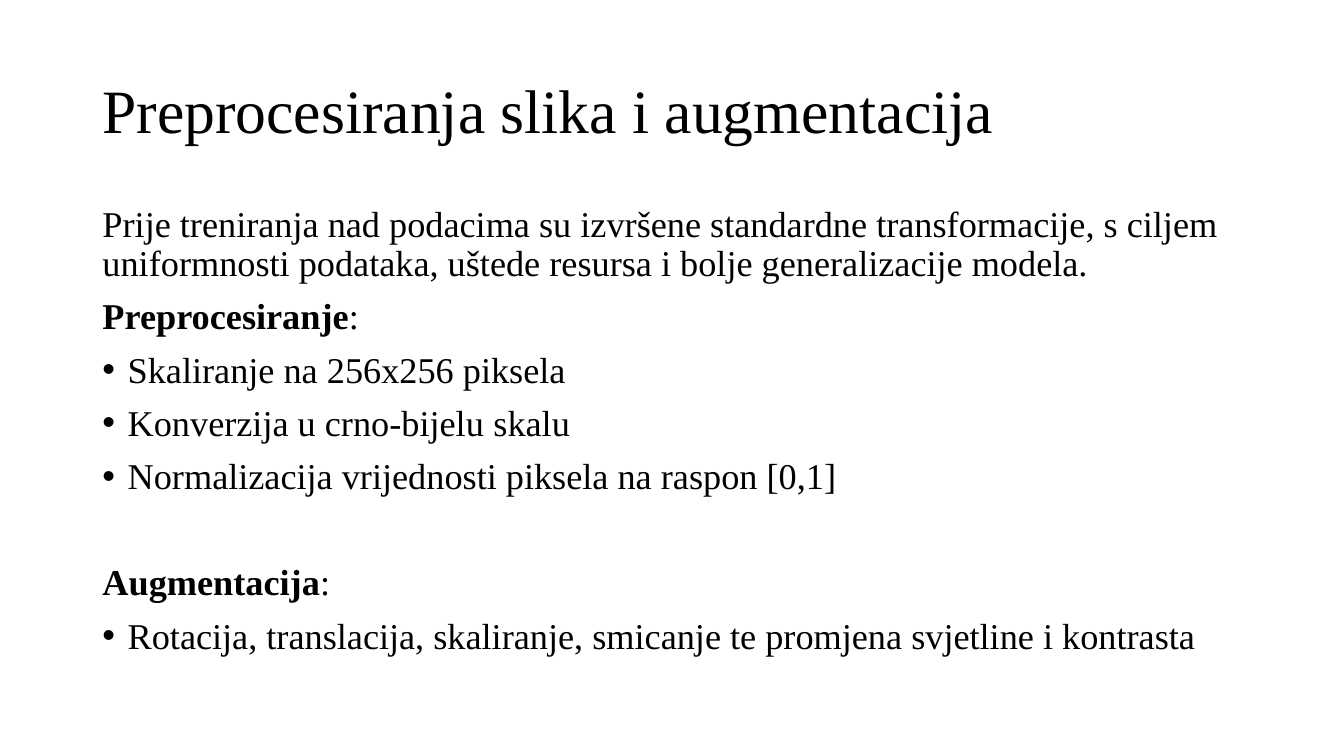
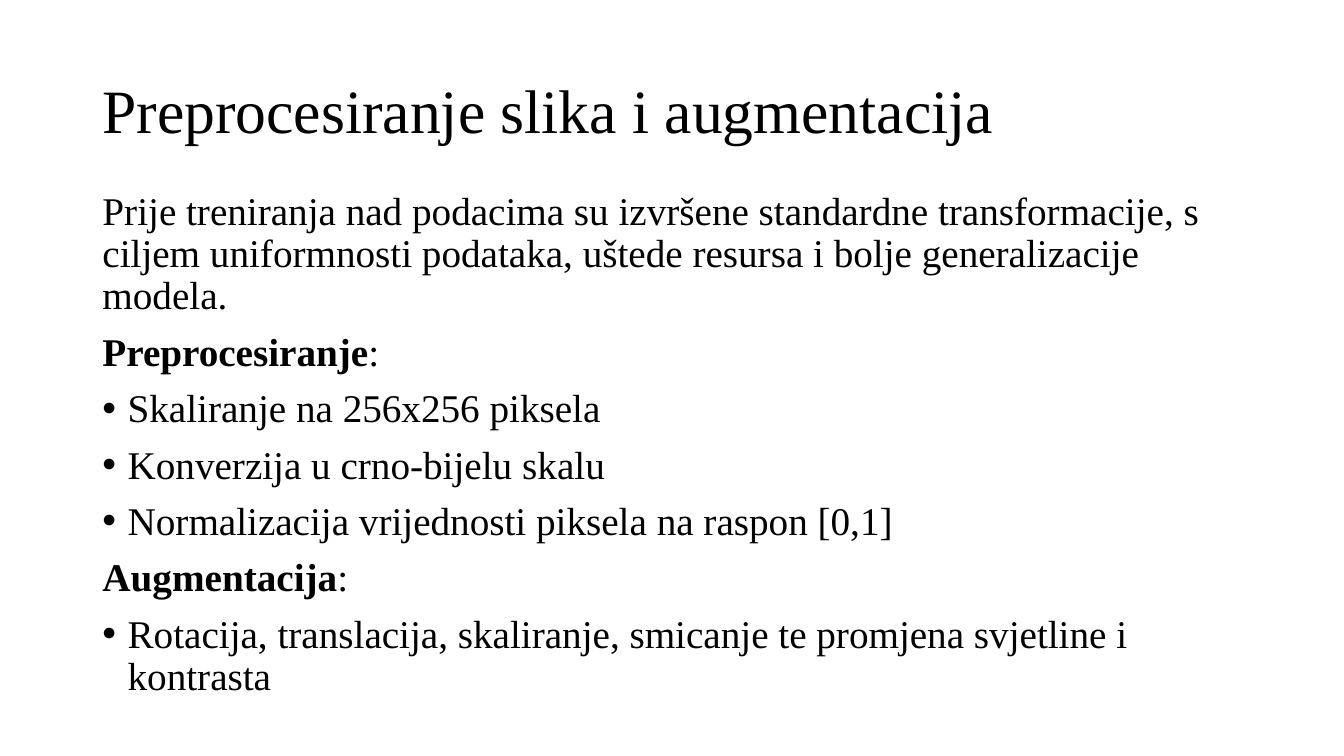
Before and after one commit to omarkurtovic/ml-dotnet-vs-python, a slide deck: slide 7 of Presentation/omar_kurtovic_diplomski_prezentacija.pptx. Drawn at 1344x756 pixels with LibreOffice and Linux fonts; fonts in the diff are those of the drawing. Boxes give left, top, right and bottom in pixels: in the first picture for what was removed or moved away, otherwise in the second. Text is boxed around its words. In the diff, an @@ line names an element or a change of style, - is before the commit and + after.

```diff
--- a/Presentation/omar_kurtovic_diplomski_prezentacija.pptx
+++ b/Presentation/omar_kurtovic_diplomski_prezentacija.pptx
@@ title at <box>102,90,993,144</box>: text changed @@
-Preprocesiranja slika i augmentacija
+Preprocesiranje slika i augmentacija
@@ text "Prije treniranja nad podacima su ...": place and size @@
-text "Prije treniranja nad podacima su ..." at <box>102,211,1217,656</box>
+text "Prije treniranja nad podacima su ..." at <box>102,197,1199,655</box>
@@ text "Prije treniranja nad podacima su ..." at <box>102,197,1199,655</box>: size 25.9 to 28 pt @@
```
Also in this commit, not shown: 7 other slides changed, 7 slides added, 5 other files.
